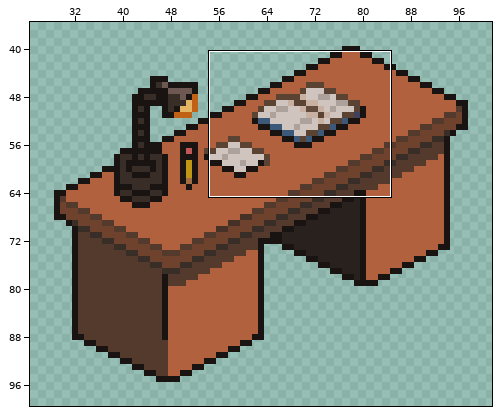
One commit to this sprite sheet: Assets/Art/DESK.png. Above, an overview of the earlier version with the close-up marked.
Close-up. First the earlier version:
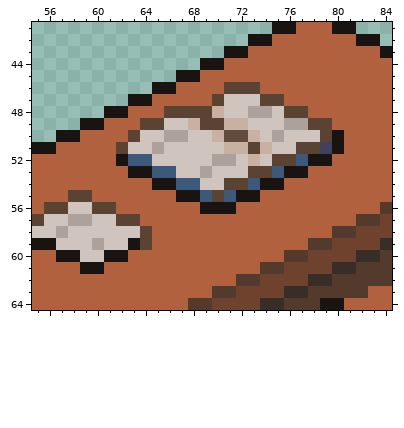
The file is 128x128 pixels. Pixels under 10% opacity are left out. Colours within 5 levels of each other are drawn and written as one. Shown: x 55..84, y 41..64. The wide view leaves out empty margins.
The same view after the edit:
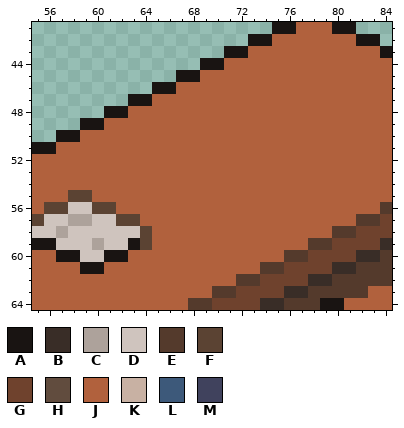
Palette (. is transparent): A #191412  B #392d27  C #ada29b  D #cfc4be  E #543a2c  F #5b4333  G #6f422d  H #614c3e  J #b1613d  K #c8b1a3  L #3d597a  M #40425d
Log entry: RIP the book
The edit:
y 46: x 71..73 FFF -> JJJ
y 47: x 70..75 FDDDFF -> JJJJJJ
y 48: x 66..77 FFFFKDDCCDFF -> JJJJJJJJJJJJ
y 49: x 64..79 FFDDKFFKKDDDCCFF -> JJJJJJJJJJJJJJJJ
y 50: x 63..80 FDDCCDDKHHKDCDDDFA -> JJJJJJJJJJJJJJJJJJ
y 51: x 62..80 FDDCDDDDDKKFKDDFFMA -> JJJJJJJJJJJJJJJJJJJ
y 52: x 62..79 ALLDDDDDCCDKDFFLAA -> JJJJJJJJJJJJJJJJJJ
y 53: x 63..77 AALLDDCDDDFFLAA -> JJJJJJJJJJJJJJJ
y 54: x 65..75 AALLDDFFLAA -> JJJJJJJJJJJ
y 55: x 67..73 AALFLAA -> JJJJJJJ
y 56: x 69..71 AAA -> JJJ
